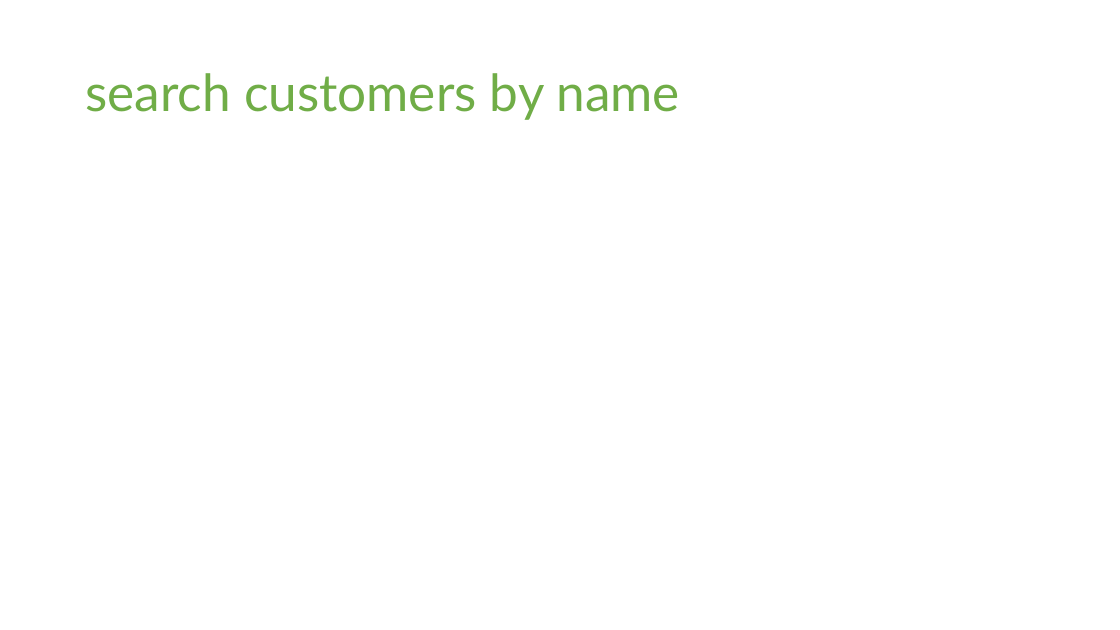
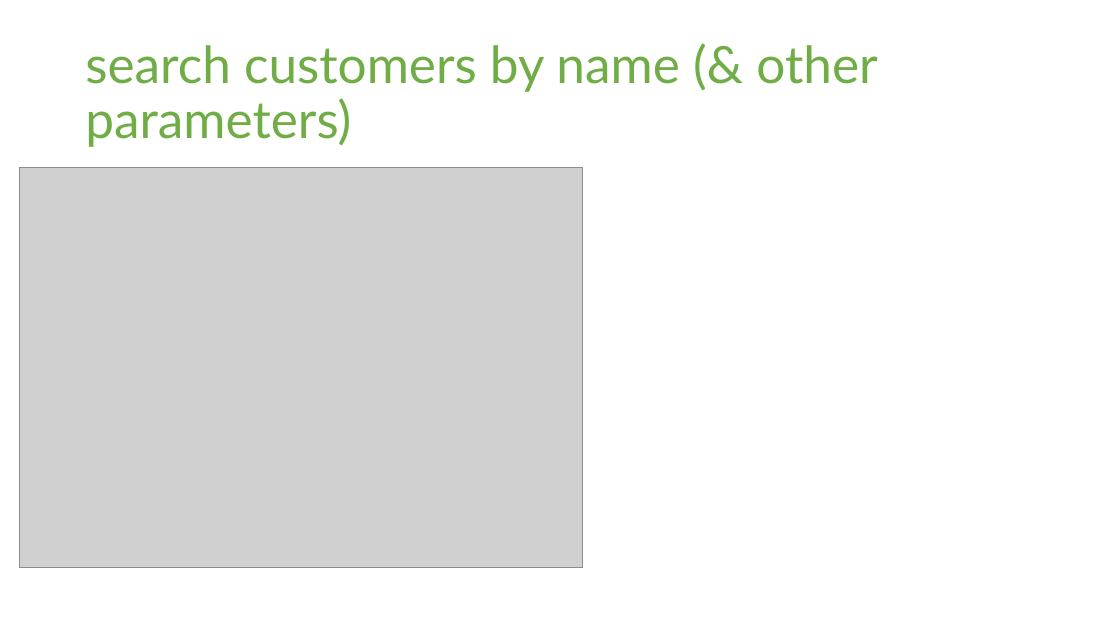
Before and after one commit to 06012021-dotnet-uta/ChristianRomeroP0, a slide deck: slide 5 of Study/P0 Presentation.pptx. Drawn at 1120x630 pixels with LibreOffice and Linux fonts; fonts in the diff are those of the drawing; grey boxes stand for pictures. Boxes give left, top, right and bottom in pixels: in the first picture for what was removed or moved away, otherwise in the second. Text is boxed around its words. In the diff, an @@ line names an element or a change of style, - is before the commit and + after.

```diff
--- a/Study/P0 Presentation.pptx
+++ b/Study/P0 Presentation.pptx
@@ title at box(85, 45, 877, 147): text changed @@
-search customers by name
+search customers by name (& other parameters)
@@ picture added at box(19, 168, 582, 568) @@
```
Also in this commit, not shown: 1 other slide changed, 9 other files.
